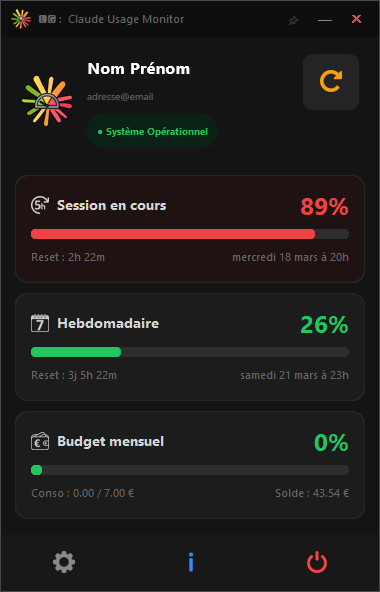
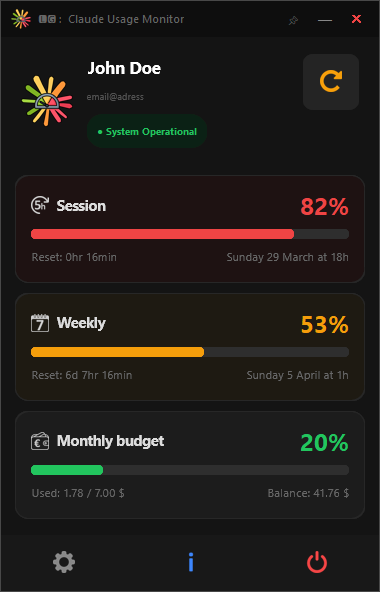
Layers edited between the first and the second 380 × 592 image:
added group "EN" with 14 layers above "FR" over bbox(23, 61, 359, 498)
added layer "John Doe" in group "EN" over bbox(88, 61, 161, 74)
added layer "email@adress" in group "EN" over bbox(87, 93, 144, 101)
added layer "Layer 3" in group "EN" over bbox(87, 61, 190, 101)
added layer "Session" in group "EN" over bbox(57, 200, 106, 211)
added layer "Reset: 0hr 16min" in group "EN" over bbox(32, 253, 116, 261)
added layer "Sunday 29 March at 18h" in group "EN" over bbox(227, 253, 348, 263)
added layer "Weekly" in group "EN" over bbox(57, 317, 106, 331)
added layer "Used: 1.78 / 7.00 $" in group "EN" over bbox(32, 488, 124, 498)
added layer "Sunday 5 April at 1h" in group "EN" over bbox(247, 371, 348, 381)
added layer "Reset: 6d 7hr 16min" in group "EN" over bbox(32, 371, 132, 379)
added layer "Monthly budget" in group "EN" over bbox(57, 435, 164, 449)
added layer "Balance: 41.76 $" in group "EN" over bbox(268, 488, 349, 498)
added layer "claude_usage_monitor_EN" in group "EN" over bbox(126, 114, 218, 148)
added layer "Layer 4" in group "EN" over bbox(23, 198, 359, 498)
added group "FR" with 2 layers over bbox(16, 61, 364, 498)
moved "Layer 2" into group "FR" over bbox(87, 61, 218, 148)
removed layer "Layer 1" over bbox(16, 61, 364, 498)
added layer "claude_usage_monitor_FR" in group "FR" over bbox(16, 61, 364, 498)
